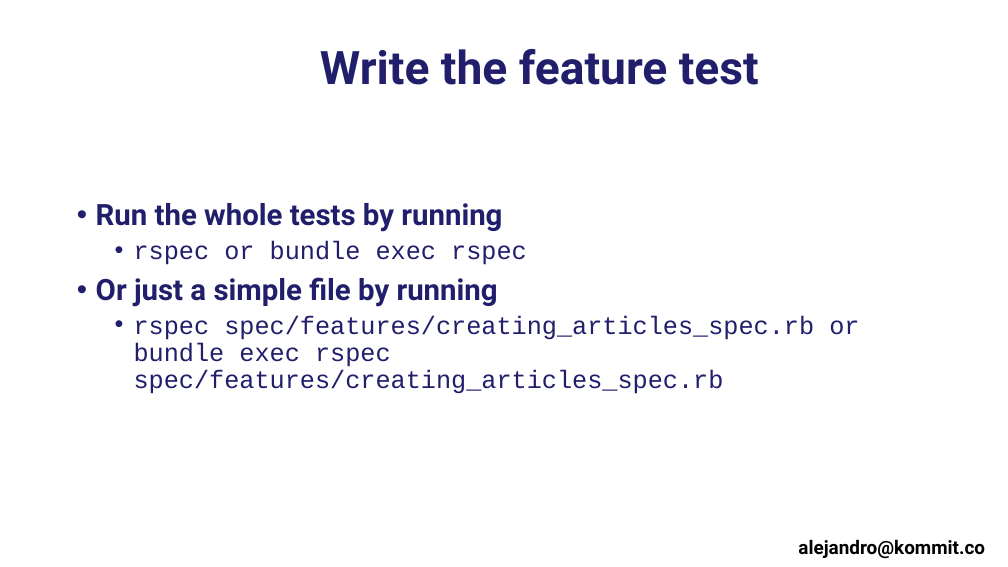
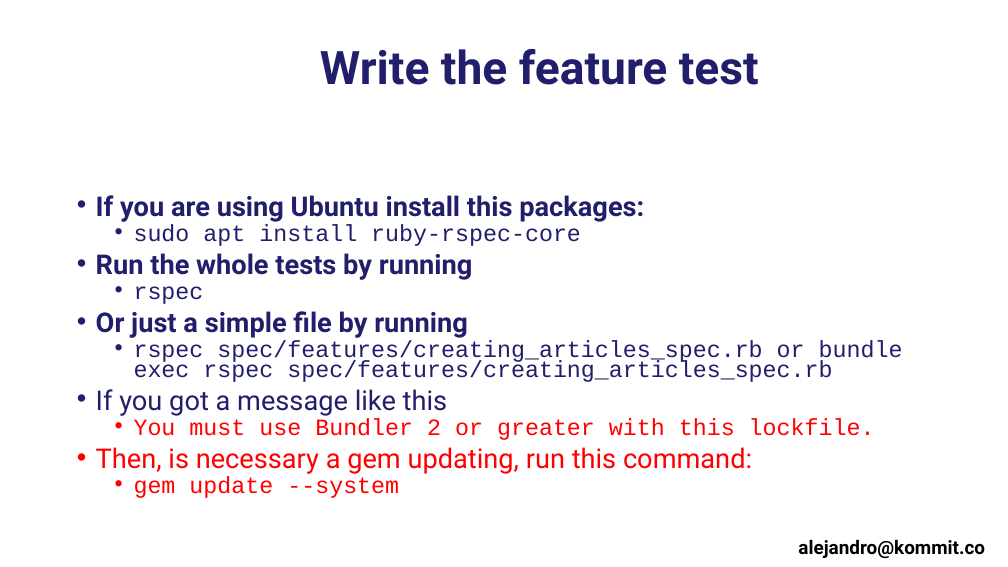
Before and after one commit to alejandrotoro/RubyOnRailsCourse, a slide deck: slide 13 of Section 3 - BDD.pptx. Drawn at 1008x567 pixels with LibreOffice and Linux fonts; fonts in the diff are those of the drawing; background and template pictures are left out. Boxes give left, top, right and bottom in pixels: in the first picture for what was removed or moved away, otherwise in the second. Text is boxed around its words. In the diff, an @@ line names an element or a change of style, - is before the commit and + after.

```diff
--- a/Section 3 - BDD.pptx
+++ b/Section 3 - BDD.pptx
@@ text at [96,195,644,246]: paragraphs added @@
+• If you are using Ubuntu install this packages:
+  • sudo apt install ruby-rspec-core
@@ text at [96,253,903,382]: size 28 to 25.9 pt in "Run the whole tests by running", "Or just a simple file by running"; size 24 to 22.2 pt in "rspec spec/features/creating_articles_spec.rb or bundle exec ..."; line spacing 0.9 to 0.7 @@
@@ text at [134,286,204,304]: text changed; size 24 to 22.2 pt @@
-  • rspec or bundle exec rspec
+  • rspec
@@ text at [96,389,875,498]: paragraphs added @@
+• If you got a message like this
+  • You must use Bundler 2 or greater with this lockfile.
+• Then, is necessary a gem updating, run this command:
+  • gem update --system
```
Also in this commit, not shown: 2 other slides changed, 1 other file.
